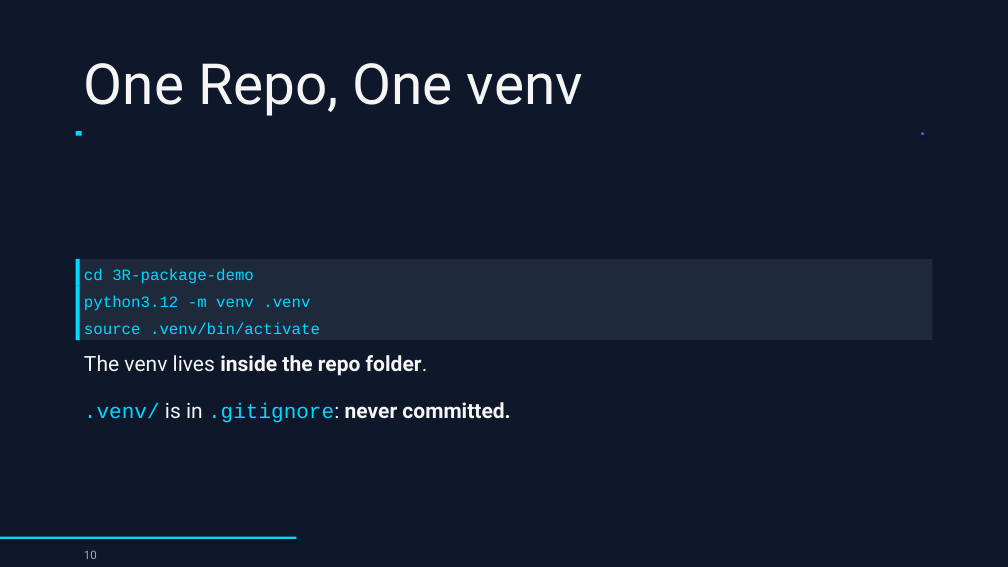
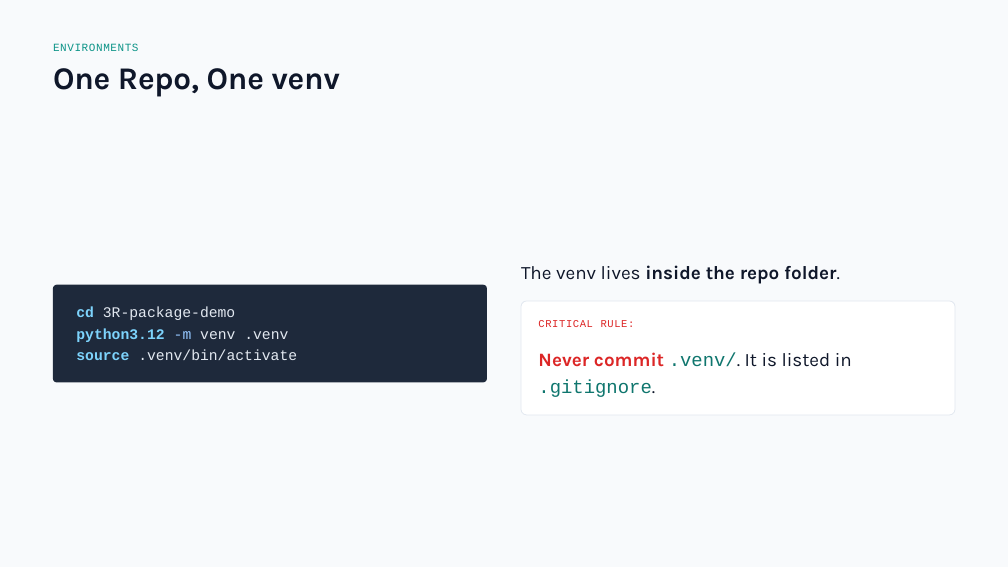
Before and after one commit to drweihungpan-lab/3R-teaching, a slide deck: slide 10 of materials/slides/session-2.pptx. Drawn at 1008x567 pixels with LibreOffice and Linux fonts; fonts in the diff are those of the drawing. Boxes give left, top, right and bottom in pixels: in the first picture for what was removed or moved away, otherwise in the second. Text is boxed around its words. In the diff, an @@ line names an element or a change of style, - is before the commit and + after.

```diff
--- a/materials/slides/session-2.pptx
+++ b/materials/slides/session-2.pptx
@@ background #0F172A to #F8FAFC @@
@@ text "One Repo, One venv": place and size @@
-text "One Repo, One venv" at (84, 63, 583, 116)
+text "One Repo, One venv" at (53, 68, 340, 97)
@@ text "One Repo, One venv" at (53, 68, 340, 97): size 54 to 30 pt, font Roboto to Karla, text colour #F5F5F5 to #0F172A, letter spacing 0 to -0.2 pt, bold on; line spacing 60pt to 37pt @@
@@ text added at (53, 44, 139, 51), 10.5 pt, text #0D9488 @@
+ENVIRONMENTS
@@ rectangle removed at (76, 131, 82, 135) @@
@@ ellipse removed at (921, 132, 924, 135) @@
@@ rectangle removed at (76, 259, 80, 286) @@
@@ text "The venv lives inside the ...": place and size @@
-text "The venv lives inside the ..." at (84, 355, 428, 376)
+text "The venv lives inside the ..." at (521, 265, 840, 284)
@@ text "The venv lives inside the ..." at (521, 265, 840, 284): size 20 to 18 pt, font Roboto to Karla, text colour #F5F5F5 to #0F172A; line spacing 30pt to 26.1pt @@
@@ rounded rectangle added at (53, 285, 487, 383), fill #1E293B @@
@@ rectangle removed at (76, 286, 80, 313) @@
@@ text "python3.12 -m venv .venv": place and size @@
-text "python3.12 -m venv .venv" at (84, 296, 310, 311)
+text "python3.12 -m venv .venv" at (76, 328, 288, 342)
@@ text "python3.12 -m venv .venv" at (76, 328, 288, 342): size 15 to 14 pt; text colour #00D9FF to #7DD3FC, bold on in "python3.12"; text colour #00D9FF to #93C5FD in "-m"; text colour #00D9FF to #E2E8F0 in "venv .venv"; line spacing 19.8pt to 18.5pt @@
@@ text "cd 3R-package-demo": place and size @@
-text "cd 3R-package-demo" at (76, 259, 932, 286)
+text "cd 3R-package-demo" at (76, 306, 235, 320)
@@ text "cd 3R-package-demo" at (76, 306, 235, 320): size 15 to 14 pt; text colour #00D9FF to #7DD3FC, bold on in "cd"; text colour #00D9FF to #E2E8F0 in "3R-package-demo"; line spacing 19.8pt to 18.5pt; fill #1E293B to none @@
@@ rectangle removed at (76, 313, 80, 340) @@
@@ rounded rectangle added at (521, 301, 955, 415), fill #FFFFFF, outline #E2E8F0 0.75 pt @@
@@ text added at (538, 320, 635, 327), 10 pt, text #DC2626 @@
+CRITICAL RULE:
@@ text "source .venv/bin/activate": place and size @@
-text "source .venv/bin/activate" at (76, 313, 932, 340)
+text "source .venv/bin/activate" at (76, 350, 297, 360)
@@ text "source .venv/bin/activate" at (76, 350, 297, 360): size 15 to 14 pt; text colour #00D9FF to #7DD3FC, bold on in "source"; text colour #00D9FF to #E2E8F0 in ".venv/bin/activate"; line spacing 19.8pt to 18.5pt; fill #1E293B to none @@
@@ text at (538, 352, 852, 397): text changed; size 20 to 18 pt; font Roboto to Karla; text colour #F5F5F5 to #0F766E @@
-.venv/ is in .gitignore: never committed.
+Never commit .venv/. It is listed in
+.gitignore.
@@ rectangle removed at (0, 537, 296, 539) @@
@@ text removed at (84, 551, 97, 559) @@
-10
```
Also in this commit, not shown: 33 other slides changed, 5 other files.
